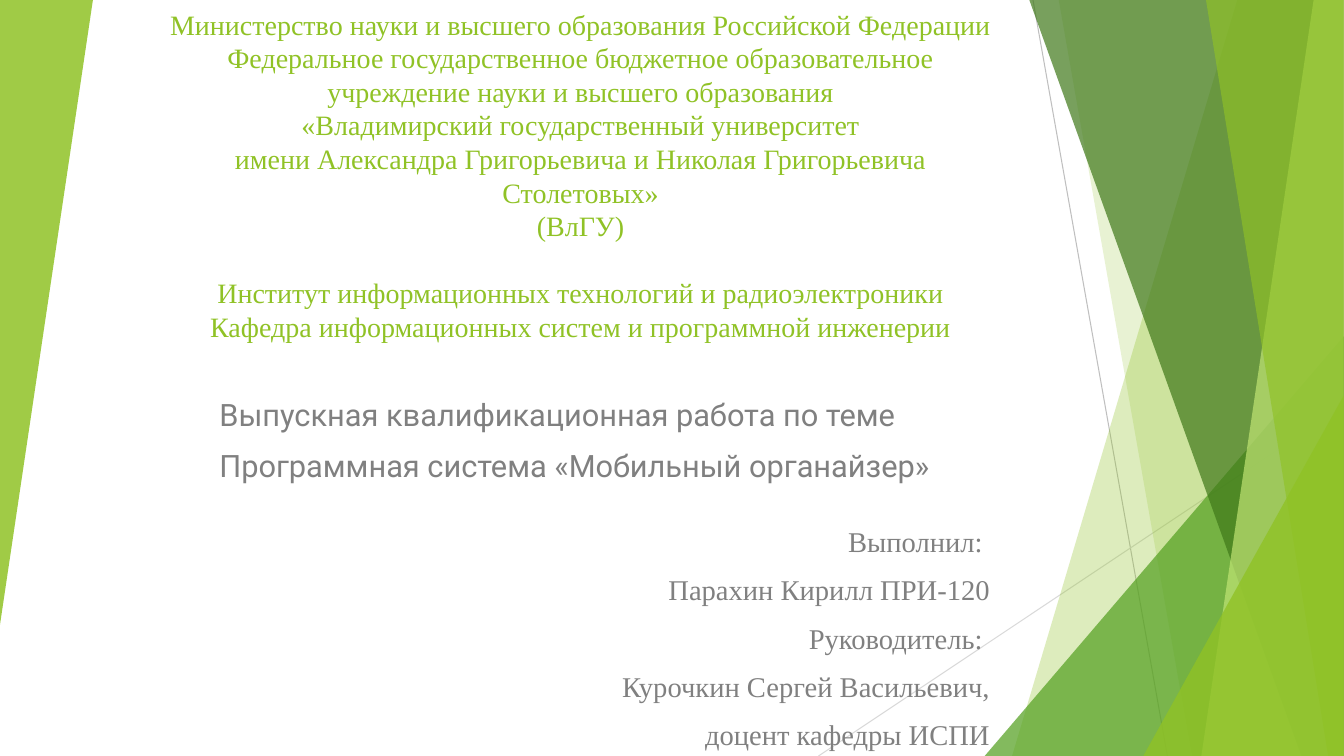
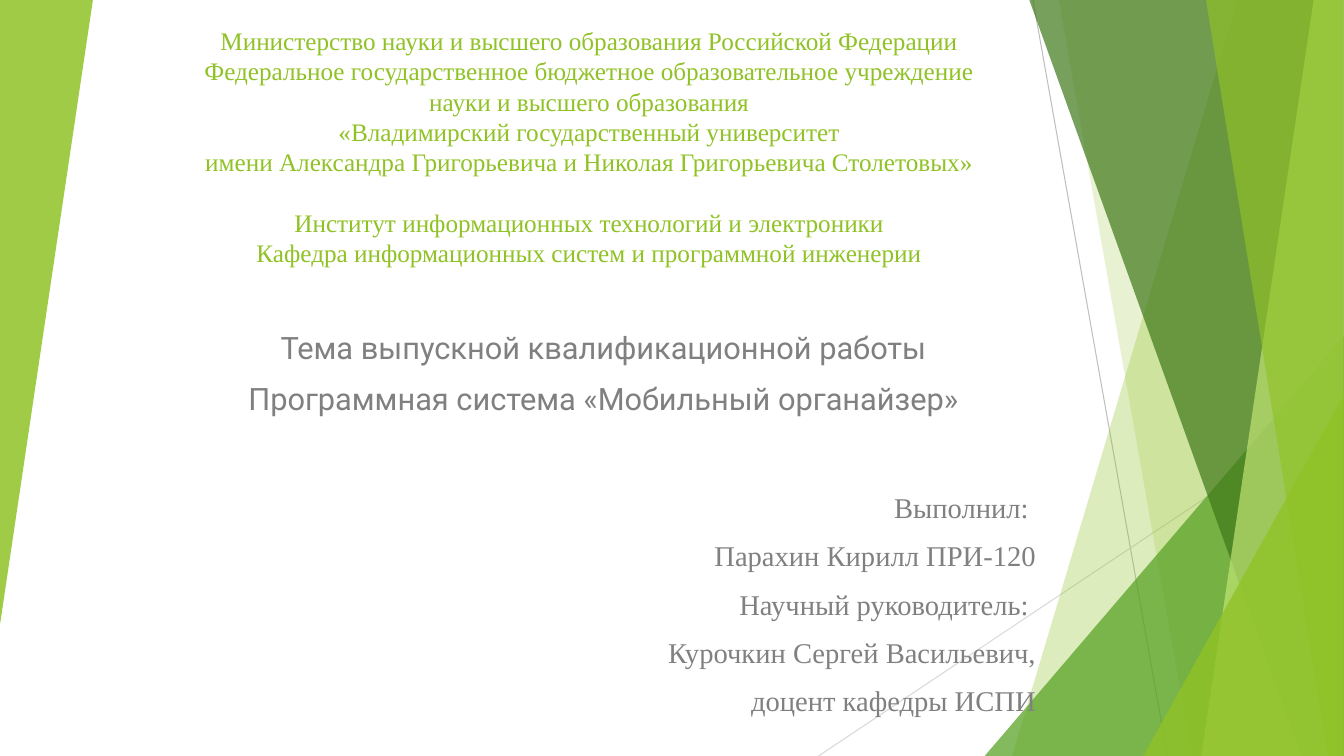
Before and after one commit to Tigeroff2002/Labs, a slide deck: slide 1 of Диплом/PRI-120-VKR-Presentation-Parakhin.pptx. Drawn at 1344x756 pixels with LibreOffice and Linux fonts; fonts in the diff are those of the drawing. Boxes give left, top, right and bottom in pixels: in the first picture for what was removed or moved away, otherwise in the second. Text is boxed around its words. In the diff, an @@ line names an element or a change of style, - is before the commit and + after.

```diff
--- a/Диплом/PRI-120-VKR-Presentation-Parakhin.pptx
+++ b/Диплом/PRI-120-VKR-Presentation-Parakhin.pptx
@@ title at bbox=[204, 32, 973, 268]: text changed; size 20 to 18 pt @@
-Министерство науки и высшего образования Российской Федерации
-Федеральное государственное бюджетное образовательное учреждение науки и высшего образования
-«Владимирский государственный университет
-имени Александра Григорьевича и Николая Григорьевича Столетовых»
-(ВлГУ)
-Институт информационных технологий и радиоэлектроники
-Кафедра информационных систем и программной инженерии
+Министерство науки и высшего образования Российской Федерации
+Федеральное государственное бюджетное образовательное учреждение науки и высшего образования
+«Владимирский государственный университет
+имени Александра Григорьевича и Николая Григорьевича Столетовых»
+Институт информационных технологий и электроники
+Кафедра информационных систем и программной инженерии
@@ subtitle "Тема выпускной квалификационной работы": place and size @@
-subtitle "Тема выпускной квалификационной работы" at bbox=[219, 402, 929, 483]
+subtitle "Тема выпускной квалификационной работы" at bbox=[248, 335, 958, 416]
@@ subtitle at bbox=[281, 335, 926, 366]: text changed @@
-Выпускная квалификационная работа по теме
+Тема выпускной квалификационной работы
@@ subtitle at bbox=[248, 386, 958, 416]: alignment justified to centre @@
@@ text "Выполнил:": place and size @@
-text "Выполнил:" at bbox=[622, 533, 990, 751]
+text "Выполнил:" at bbox=[668, 499, 1036, 717]
@@ text at bbox=[739, 595, 1029, 621]: text changed @@
-Руководитель:
+Научный руководитель:
```
Also in this commit, not shown: 10 other slides changed, 3 slides added, 4 slides removed, 20 other files.
